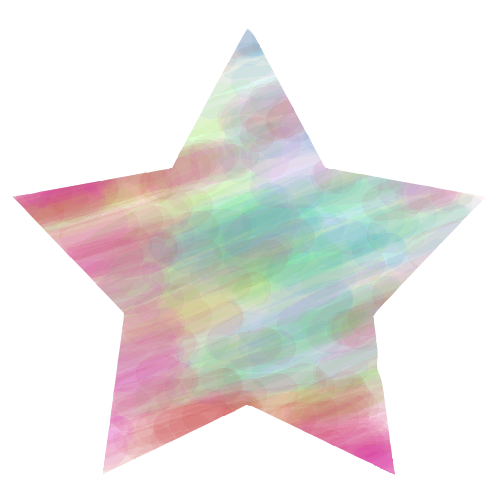
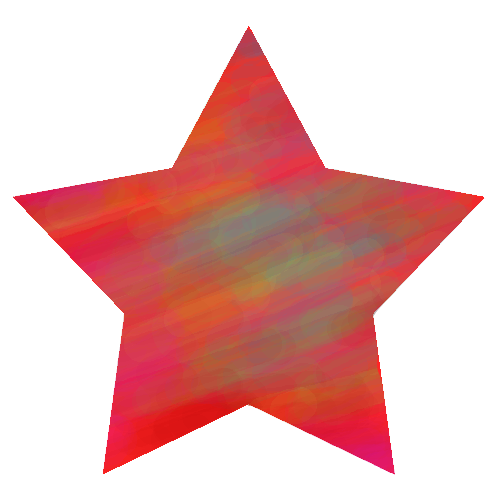
The second 500x500 image is a revision of the first. Changes to its layers:
showed "Layer 1", opacity 100% → 85% over (x1=13, y1=26, x2=484, y2=474)
